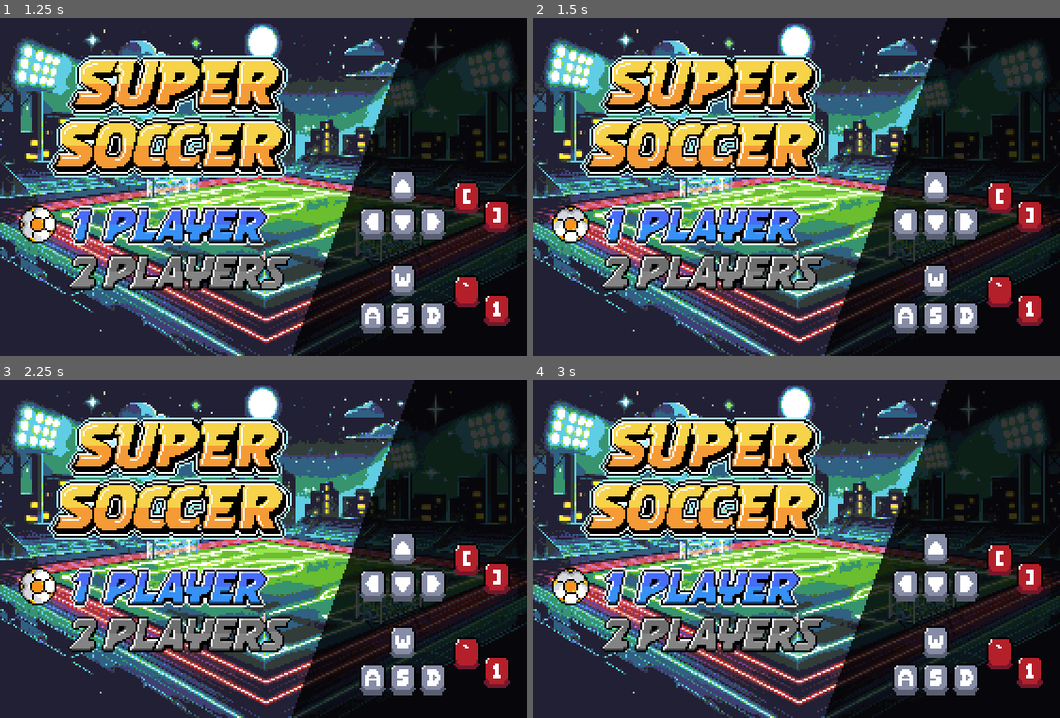
Above: before the commit, frames 1-4 (two rows, left to right).
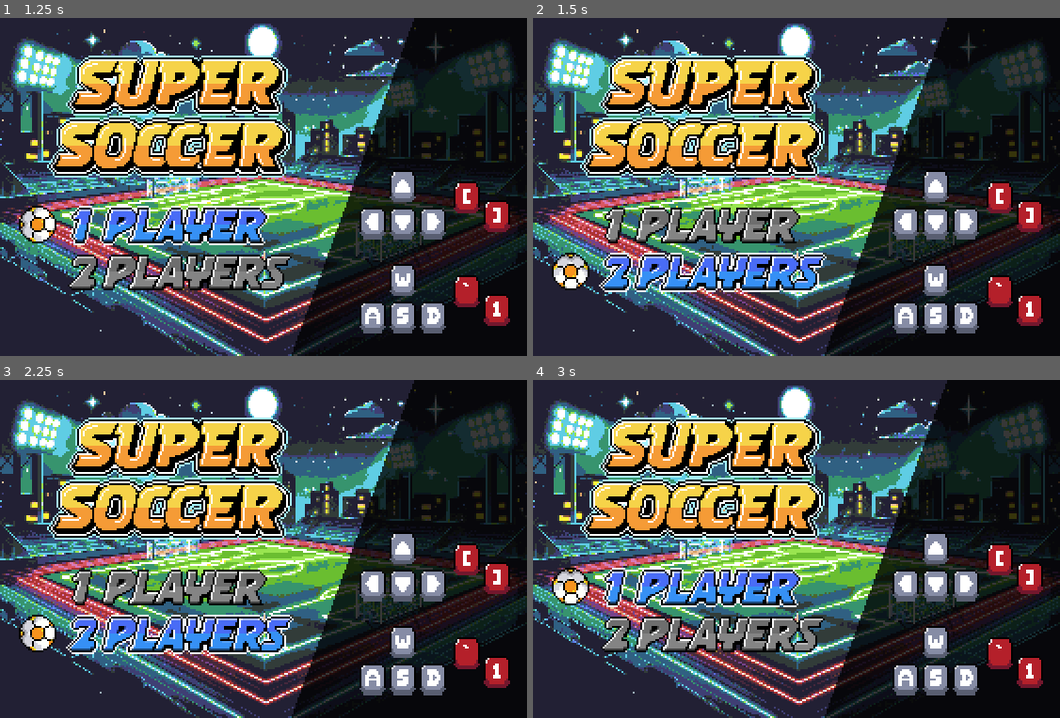
Above: after the commit, the same moments.

Repository: TechAoba/soccer-game
Game: Godot game, scene res://scenes/screens/main_menu/main_menu_screen.tscn
Two runs of this game, one before a commit and one after it. Both use one fixed random seed, a clock stepped at 60 frames per second and the inputs below. This scene is started directly instead of the project's main scene.
Inputs:
- Up to frame 1 (1.25 s): hold D (p1_right) from 0.53 s (still down); tap F (p1_pass) at 0.6 s
- Up to frame 2 (1.5 s): release D (p1_right) at 1.28 s; hold S (p1_down) from 1.28 s (still down); tap G (p1_shoot) at 1.35 s
- Up to frame 3 (2.25 s): tap Enter at 2 s; release S (p1_down) at 2.03 s; hold D (p1_right) from 2.03 s (still down); tap Down (p2_down) at 2.1 s
- Up to frame 4 (3 s): tap Space at 2.75 s; release D (p1_right) at 2.78 s; hold W (p1_up) from 2.78 s (still down); tap Left (p2_left) at 2.85 s

Frame 1 is identical in both runs. In frame 2, 6.4% of the frame differs, in the area x 3-56%, y 55-82%; in frame 3, 6.4%; in frame 4, nothing differs.

Commit message:
add main menu logic

Diff:
--- a/scenes/characters/player.gd
+++ b/scenes/characters/player.gd
@@ -14,7 +14,6 @@
 	ControlScheme.P2 : preload("res://assets/art/props/2p.png"),
 }
 
-const COUNTRIES := ["DEFAULT", "FRANCE", "ARGENTINA", "BRAZIL", "ENGLAND", "GERMANY", "ITALY", "SPAIN", "USA"]
 const GRAVITY := 8.0
 const WALK_ANIM_THRESHOLD := 0.6
 const BALL_CONTROL_HEIGHT_MAX := 10.0
@@ -77,8 +76,9 @@
 
 func set_shader_properties() -> void:
 	player_sprite.material.set_shader_parameter("skin_color", skin_color)
-	var country_color := COUNTRIES.find(country)
-	country_color = clampi(country_color, 0, COUNTRIES.size() - 1)
+	var countries := DataLoader.get_countries()
+	var country_color := countries.find(country)
+	country_color = clampi(country_color, 0, countries.size() - 1)
 	player_sprite.material.set_shader_parameter("team_color", country_color)
 
 
--- /dev/null
+++ b/scenes/screens/main_menu/main_menu_screen.gd
@@ -0,0 +1,49 @@
+extends Control
+class_name MainMenuScreen
+
+const MENU_TEXTURES := [
+	[preload("res://assets/art/ui/mainmenu/1-player.png"), preload("res://assets/art/ui/mainmenu/1-player-selected.png")],
+	[preload("res://assets/art/ui/mainmenu/2-players.png"), preload("res://assets/art/ui/mainmenu/2-players-selected.png")],
+]
+
+@onready var selectable_menu_nodes : Array[TextureRect] = [%SinglePlayerTexture, %TwoPlayerTexture]
+@onready var selection_icon : TextureRect = %SelectionIcon
+
+var current_selected_index := 0
+var is_active := false
+
+func _ready() -> void:
+	refresh_ui()
+
+func _process(_delta: float) -> void:
+	if is_active:
+		if KeyUtils.is_action_just_pressed(Player.ControlScheme.P1, KeyUtils.Action.UP):
+			change_selected_index(current_selected_index - 1)
+		elif KeyUtils.is_action_just_pressed(Player.ControlScheme.P1, KeyUtils.Action.DOWN):
+			change_selected_index(current_selected_index + 1)
+		elif KeyUtils.is_action_just_pressed(Player.ControlScheme.P1, KeyUtils.Action.SHOOT):
+			submit_selection()
+
+func refresh_ui() -> void:
+	for i in range(selectable_menu_nodes.size()):
+		if current_selected_index == i:
+			selectable_menu_nodes[i].texture = MENU_TEXTURES[i][1]
+			selection_icon.position = selectable_menu_nodes[i].position + Vector2.LEFT * 25
+		else:
+			selectable_menu_nodes[i].texture = MENU_TEXTURES[i][0]
+
+
+func change_selected_index(new_index: int) -> void:
+	current_selected_index = clamp(new_index, 0, selectable_menu_nodes.size() - 1)
+	SoundPlayer.play(SoundPlayer.Sound.UI_NAV)
+	refresh_ui()
+
+func submit_selection() -> void:
+	SoundPlayer.play(SoundPlayer.Sound.UI_SELECT)
+	var country_default := DataLoader.get_countries()[1]
+	var player_two := "" if current_selected_index == 0 else country_default
+	GameManager.player_setup = [country_default, player_two]
+
+func on_set_active() -> void:
+	is_active = true
+	refresh_ui()
--- a/scenes/screens/main_menu/main_menu_screen.tscn
+++ b/scenes/screens/main_menu/main_menu_screen.tscn
@@ -1,5 +1,6 @@
-[gd_scene load_steps=15 format=3 uid="uid://djk5ipnbfwjso"]
-
+[gd_scene load_steps=16 format=3 uid="uid://djk5ipnbfwjso"]
+
+[ext_resource type="Script" uid="uid://eax8u1icmutf" path="res://scenes/screens/main_menu/main_menu_screen.gd" id="1_ai35v"]
 [ext_resource type="Texture2D" uid="uid://doeweiisbvu1x" path="res://assets/art/ui/mainmenu/menu-background.png" id="1_mf2mp"]
 [ext_resource type="Texture2D" uid="uid://ctbkjrqtjyi0d" path="res://assets/art/ui/mainmenu/title.png" id="2_lk734"]
 [ext_resource type="Texture2D" uid="uid://c4v7k7xjx0dda" path="res://assets/art/ui/mainmenu/menu-mask.png" id="3_nrkp1"]
@@ -96,6 +97,20 @@
 "transitions": PackedFloat32Array(1, 1),
 "update": 0,
 "values": [Color(1, 1, 1, 0), Color(1, 1, 1, 1)]
+}
+tracks/7/type = "method"
+tracks/7/imported = false
+tracks/7/enabled = true
+tracks/7/path = NodePath(".")
+tracks/7/interp = 1
+tracks/7/loop_wrap = true
+tracks/7/keys = {
+"times": PackedFloat32Array(1.2),
+"transitions": PackedFloat32Array(1),
+"values": [{
+"args": [],
+"method": &"on_set_active"
+}]
 }
 
 [sub_resource type="Animation" id="Animation_1h8ap"]
@@ -237,6 +252,7 @@
 anchor_bottom = 1.0
 grow_horizontal = 2
 grow_vertical = 2
+script = ExtResource("1_ai35v")
 
 [node name="BackGround" type="TextureRect" parent="."]
 layout_mode = 0
@@ -294,6 +310,7 @@
 texture = ExtResource("5_3kkw7")
 
 [node name="SinglePlayerTexture" type="TextureRect" parent="BackGround"]
+unique_name_in_owner = true
 layout_mode = 1
 offset_left = 35.0
 offset_top = 100.0
@@ -303,6 +320,7 @@
 stretch_mode = 2
 
 [node name="TwoPlayerTexture" type="TextureRect" parent="BackGround"]
+unique_name_in_owner = true
 layout_mode = 1
 offset_left = 35.0
 offset_top = 125.0
@@ -312,6 +330,7 @@
 stretch_mode = 2
 
 [node name="SelectionIcon" type="TextureRect" parent="BackGround"]
+unique_name_in_owner = true
 layout_mode = 0
 offset_left = 10.0
 offset_top = 100.0
--- a/utils/data_loader.gd
+++ b/utils/data_loader.gd
@@ -1,5 +1,6 @@
 extends Node
 
+var countries : Array[String] = ["DEFAULT"]
 var squads: Dictionary[String, Array]
 
 func _init() -> void:
@@ -12,6 +13,7 @@
 		printerr("could not parse squead.json")
 	for team in json.data:
 		var country_name := team["country"] as String
+		countries.append(country_name)
 		var players := team["players"] as Array
 		if not squads.has(country_name):
 			squads.set(country_name, [])
@@ -31,3 +33,6 @@
 	if squads.has(country):
 		return squads[country]
 	return []
+
+func get_countries() -> Array[String]:
+	return countries
Not shown, added: scenes/screens/main_menu/main_menu_screen.gd.uid
